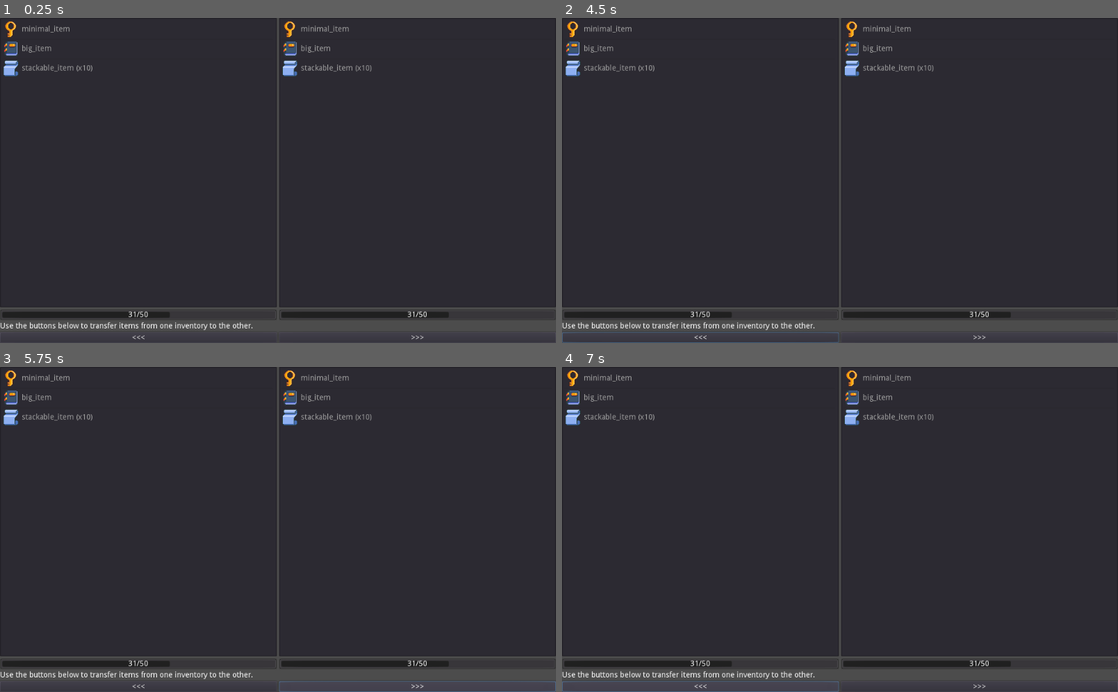
Above: before the commit, frames 1-4 (two rows, left to right).
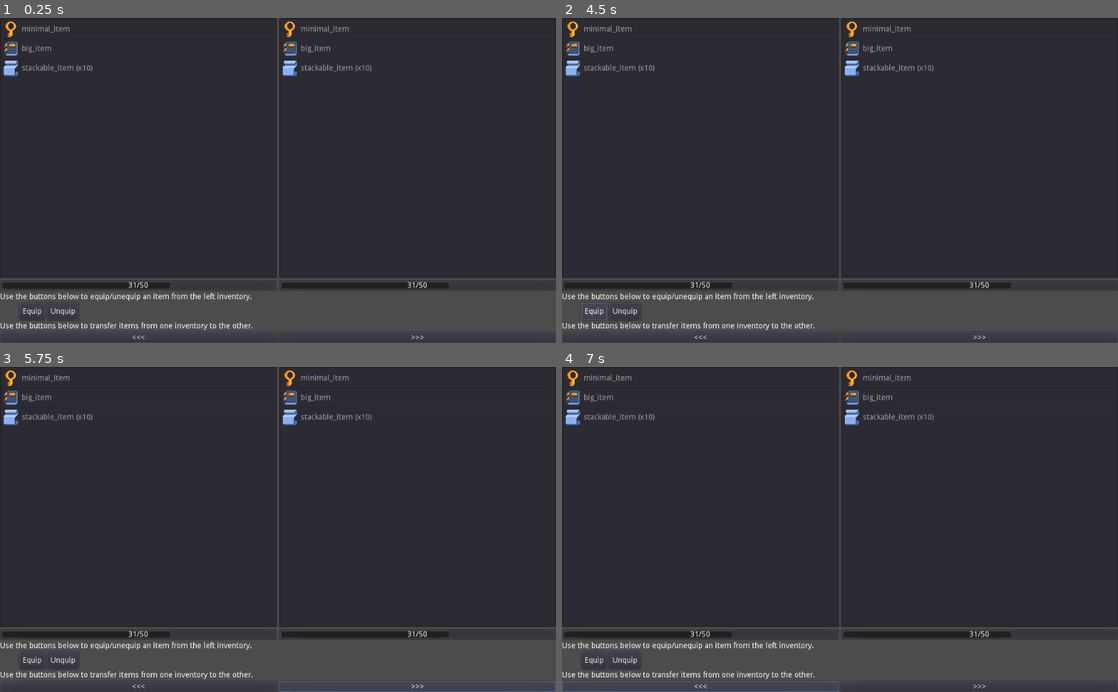
Above: after the commit, the same moments.

Repository: peter-kish/gloot
Game: Godot game, scene res://examples/inventory_stacked_transfer.tscn
The game is run twice, just before and just after one commit, with the same random seed, the same clock (stepped at 60 frames per second) and the same inputs. This scene is started directly instead of the project's main scene.
Inputs (mouse positions are in pixels of both pictures, inside the frame that each line leads up to):
- Up to frame 1 (0.25 s): no input
- Up to frame 2 (4.5 s): click (595, 310) at 0.5 s, where only the run after the commit has a clickable "Equip"; click (623, 310) at 1.25 s, where only the run after the commit has a clickable "Unquip"; click "<<<" at 2 s; click ">>>" at 2.75 s; click "<<<" at 3.5 s; click (595, 310) at 4.25 s, where only the run after the commit has a clickable "Equip"
- Up to frame 3 (5.75 s): click ">>>" at 5 s
- Up to frame 4 (7 s): click (623, 659) at 5.75 s, where only the run after the commit has a clickable "Unquip"; click "<<<" at 6.5 s

The runs differ from the first frame. In frame 1, 7.2% of the frame differs, in the area x 0-100%, y 79-93%; in frame 2, 7.4%, in the area x 0-100%, y 79-100%; in frame 3, 7.2%; in frame 4, 7.2%.

Commit message:
[Examples] Added CtrlItemSlot to inventory_stacked_transfer

Diff:
--- a/examples/inventory_stacked_transfer.gd
+++ b/examples/inventory_stacked_transfer.gd
@@ -5,13 +5,18 @@
 onready var inventory_right: InventoryStacked = $InventoryStackedRight
 onready var btn_left_to_right: Button = $VBoxContainer/HBoxContainer2/BtnLToR
 onready var btn_right_to_left: Button = $VBoxContainer/HBoxContainer2/BtnRToL
+onready var btn_equip: Button = $VBoxContainer/HBoxContainer3/BtnEquip
+onready var btn_unequip: Button = $VBoxContainer/HBoxContainer3/BtnUnequip
 onready var ctrl_inventory_left: CtrlInventoryStacked = $VBoxContainer/HBoxContainer/CtrlInventoryStackedLeft
 onready var ctrl_inventory_right: CtrlInventoryStacked = $VBoxContainer/HBoxContainer/CtrlInventoryStackedRight
+onready var slot: ItemSlot = $ItemSlot
 
 
 func _ready() -> void:
     btn_left_to_right.connect("pressed", self, "_on_ltor_pressed")
     btn_right_to_left.connect("pressed", self, "_on_rtol_pressed")
+    btn_equip.connect("pressed", self, "_on_equip_pressed")
+    btn_unequip.connect("pressed", self, "_on_unequip_pressed")
 
 
 func _on_ltor_pressed() -> void:
@@ -30,3 +35,15 @@
 
     for item in items:
         inventory_right.transfer_autosplitmerge(item, inventory_left)
+
+
+func _on_equip_pressed() -> void:
+    var items: Array = ctrl_inventory_left.get_selected_inventory_items()
+    if items.empty():
+        return
+
+    slot.item = items[0]
+
+
+func _on_unequip_pressed() -> void:
+    slot.item = null
--- a/examples/inventory_stacked_transfer.tscn
+++ b/examples/inventory_stacked_transfer.tscn
@@ -1,10 +1,12 @@
-[gd_scene load_steps=6 format=2]
+[gd_scene load_steps=8 format=2]
 
 [ext_resource path="res://addons/gloot/ctrl_inventory_stacked.gd" type="Script" id=1]
 [ext_resource path="res://addons/gloot/inventory_stacked.gd" type="Script" id=2]
 [ext_resource path="res://tests/data/item_definitions_stack.tres" type="Resource" id=3]
 [ext_resource path="res://examples/inventory_stacked_transfer.gd" type="Script" id=4]
 [ext_resource path="res://images/icon_key.png" type="Texture" id=5]
+[ext_resource path="res://addons/gloot/ctrl_item_slot.gd" type="Script" id=6]
+[ext_resource path="res://addons/gloot/item_slot.gd" type="Script" id=7]
 
 [node name="InventoryStackedTransfer" type="Control"]
 anchor_right = 1.0
@@ -19,13 +21,13 @@
 
 [node name="HBoxContainer" type="HBoxContainer" parent="VBoxContainer"]
 margin_right = 1024.0
-margin_bottom = 558.0
+margin_bottom = 504.0
 size_flags_horizontal = 3
 size_flags_vertical = 3
 
 [node name="CtrlInventoryStackedLeft" type="VBoxContainer" parent="VBoxContainer/HBoxContainer"]
 margin_right = 510.0
-margin_bottom = 558.0
+margin_bottom = 504.0
 size_flags_horizontal = 3
 size_flags_vertical = 3
 script = ExtResource( 1 )
@@ -35,12 +37,44 @@
 [node name="CtrlInventoryStackedRight" type="VBoxContainer" parent="VBoxContainer/HBoxContainer"]
 margin_left = 514.0
 margin_right = 1024.0
-margin_bottom = 558.0
+margin_bottom = 504.0
 size_flags_horizontal = 3
 size_flags_vertical = 3
 script = ExtResource( 1 )
 inventory_path = NodePath("../../../InventoryStackedRight")
 default_item_icon = ExtResource( 5 )
+
+[node name="Label2" type="Label" parent="VBoxContainer"]
+margin_top = 508.0
+margin_right = 1024.0
+margin_bottom = 522.0
+text = "Use the buttons below to equip/unequip an item from the left inventory."
+
+[node name="HBoxContainer3" type="HBoxContainer" parent="VBoxContainer"]
+margin_top = 526.0
+margin_right = 1024.0
+margin_bottom = 558.0
+
+[node name="CtrlItemSlot" type="HBoxContainer" parent="VBoxContainer/HBoxContainer3"]
+margin_right = 32.0
+margin_bottom = 32.0
+rect_min_size = Vector2( 32, 32 )
+script = ExtResource( 6 )
+item_slot_path = NodePath("../../../ItemSlot")
+default_item_icon = ExtResource( 5 )
+label_visible = false
+
+[node name="BtnEquip" type="Button" parent="VBoxContainer/HBoxContainer3"]
+margin_left = 36.0
+margin_right = 83.0
+margin_bottom = 32.0
+text = "Equip"
+
+[node name="BtnUnequip" type="Button" parent="VBoxContainer/HBoxContainer3"]
+margin_left = 87.0
+margin_right = 145.0
+margin_bottom = 32.0
+text = "Unquip"
 
 [node name="Label" type="Label" parent="VBoxContainer"]
 margin_top = 562.0
@@ -77,3 +111,7 @@
 item_protoset = ExtResource( 3 )
 contents = [ "minimal_item", "big_item", "stackable_item" ]
 capacity = 50.0
+
+[node name="ItemSlot" type="Node" parent="."]
+script = ExtResource( 7 )
+inventory_path = NodePath("../InventoryStackedLeft")
--- a/examples/inventory_transfer.gd
+++ b/examples/inventory_transfer.gd
@@ -5,18 +5,18 @@
 onready var inventory_right: Inventory = $Inventory2
 onready var btn_left_to_right: Button = $VBoxContainer/HBoxContainer2/BtnLToR
 onready var btn_right_to_left: Button = $VBoxContainer/HBoxContainer2/BtnRToL
-onready var btn_equip_left: Button = $VBoxContainer/HBoxContainer3/HBoxContainer/BtnEquipL
-onready var btn_unequip_left: Button = $VBoxContainer/HBoxContainer3/HBoxContainer/BtnUnequipL
+onready var btn_equip: Button = $VBoxContainer/HBoxContainer3/HBoxContainer/BtnEquipL
+onready var btn_unequip: Button = $VBoxContainer/HBoxContainer3/HBoxContainer/BtnUnequipL
 onready var ctrl_inventory_left: CtrlInventory = $VBoxContainer/HBoxContainer/CtrlInventory
 onready var ctrl_inventory_right: CtrlInventory = $VBoxContainer/HBoxContainer/CtrlInventory2
-onready var slot_left: ItemSlot = $ItemSlot
+onready var slot: ItemSlot = $ItemSlot
 
 
 func _ready() -> void:
     btn_left_to_right.connect("pressed", self, "_on_ltor_pressed")
     btn_right_to_left.connect("pressed", self, "_on_rtol_pressed")
-    btn_equip_left.connect("pressed", self, "_on_equip_pressed")
-    btn_unequip_left.connect("pressed", self, "_on_unequip_pressed")
+    btn_equip.connect("pressed", self, "_on_equip_pressed")
+    btn_unequip.connect("pressed", self, "_on_unequip_pressed")
 
 
 func _on_ltor_pressed() -> void:
@@ -42,8 +42,8 @@
     if items.empty():
         return
 
-    slot_left.item = items[0]
+    slot.item = items[0]
 
 
 func _on_unequip_pressed() -> void:
-    slot_left.item = null
+    slot.item = null
